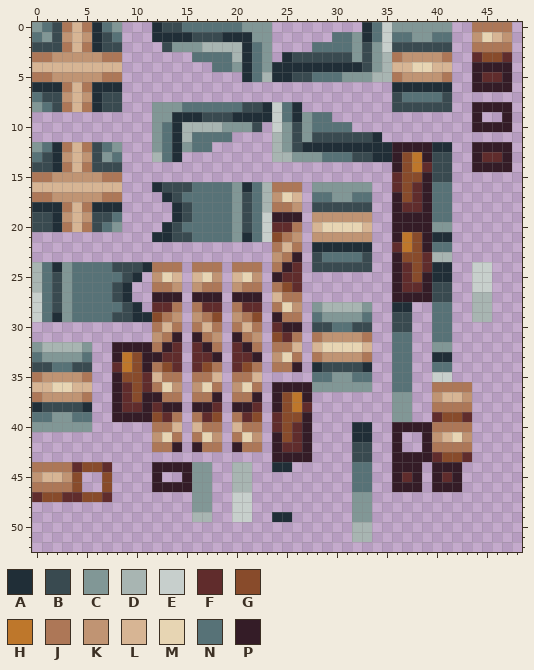
File history of a pixel-art sprite, assets/minecraft/textures/gamula/sets/starfish/axe.png. The picture above is the old version.
The file is 64x64 pixels. Shown: x 0..48, y 0..52.
Palette (. is transparent): A #202e37  B #394a50  C #819796  D #a8b5b2  E #c7cfcc  F #602c2c  G #884b2b  H #be772b  J #ad7757  K #c09473  L #d7b594  M #e7d5b3  N #577277  P #341c27
Pixels before (only the part around the change), first column x 0:
 0 CNBJLJANC...ABBNNNNNNCCC.........ANECCCCCC..JJJJ.
 1 NCBKLKABN...AAAABBBAAACC......NNCANENNCCNN..KMLK.
 2 BBBJLJABB....BCCCDDDDANC....NNNNCBCEBBBBBB..JJJJ.
 3 JJKKKKKJJ.......NNNNDANC.ABBBBBBCBCDJKKKKJ..FGGF.
 4 LLLLLLLLL.........NNCANCAAAAAAAAABCDLLMMLL..PPPP.
 5 JJKKKKKJJ............ANDAABBNNNCCCDDJKKKKJ..PFFP.
 6 AAAJLJAAA...........................AAAAAA..PPPP.
 7 NBBKLKABB...........................BNNNNB.......
 8 CNBJLJABB...CCCNNNNNNBBAENA.........BBBBBB..PPPP.
 9 ............CCAAABBBAAAAENACNN..............P..P.
10 ............CNADDDDCCCB.ECBCNNNN............PPPP.
11 ............CNADNNNN....DCBCBBBBBBA..............
12 CNAJLJBNC...CNACNN......DCBAAAAAAAAAPPPPAA..PPPP.
13 NBAKLKBCN...DNA.........DDCCCNNNBBAAPGHPBB..PFFP.
14 BBAJLJBBB...........................PGHFBB..PPPP.
15 JJKKKKKJJ...........................FGGPBB.......
16 LLLLLLLLL...ABBBNNNNCANDJJJ.CCCCCC..FGFPNN.......
17 JJKKKKKJJ....ABNNNNNCBNDKML.NNCCNN..PGFPNN.......
18 AAAJLJAAA.....ABNNNNCBNDJJK.BBBBBB..PFFPNN.......
19 BBAKLKBBN.....ABNNNNCBNEPPP.KKKKKK..PPPPNN.......
20 BBAJLJBNC....ABNNNNNCBNEFFJ.LMMMML..PPPPCC.......
21 ............AABBNNNNCANEGJK.KKKKKK..PHGPAA.......
22 ........................JLJ.AAAAAA..FHGPNN.......
23 ........................KJP.BNNNNB..PGGFDD.......
24 DNACNNNNBBBAJJJ.JJJ.JJJ.JPF.BBBBBB..PFGFAA..EE...
25 DNBCNNNNNBA.KML.LMK.LMK.PFF.........PFGPAA..EE...
26 DNBCNNNNBA..JJK.KJJ.KJJ.JGF.........PFFPBB..EE...
27 ENBCNNNNBA..PPP.PPP.PPP.LJJ.........PPPPBB..DD...
28 ENBCNNNNNBA.FFJ.JFF.JFF.JMK.CDDDDC..AA..NN..DD...
29 ENACNNNNBBAAGJK.KJG.KJG.PJJ.NCCCCN..BB..NN..DD...
30 ............JLJ.JLJ.JLJ.FPP.BBNNBB..BB..NN.......
31 ............KJP.PJK.PJK.GFJ.JKKKKJ..NN..NN.......
32 CDDDDC..PPPPJPF.FPJ.FPJ.JJL.LMMMML..NN..CC.......
33 NCCCCN..PHGPPFF.FFP.FFP.KMJ.JKKKKJ..NN..AA.......
34 BBNNBB..FHGPJGF.FGJ.FGJ.JJP.ABBBBA..NN..NN.......
35 JKKKKJ..PGGFLJJ.JJL.JJL.....NNCCNN..NN..EE.......
36 LLMMLL..PFGFJMK.KMJ.KMJ.PPPPCCCCCC..NN..JJJJ.....
37 JKKKKJ..PFGPPJJ.JJP.JJP.PGHP........CC..KLLK.....
38 ABBBBA..PFFPFPP.PPF.PPF.PGHF........CC..JJJJ.....
39 NNCCNN..PPPPGFJ.JFG.JFG.FGGP........CC..FGGF.....
40 CCCCCC......JJL.LJJ.LJJ.FGFP....AA..PPPPJJJJ.....
41 ............KMJ.JMK.JMK.PGFP....AA..P..PKLMK.....
42 ............JJP.PJJ.PJJ.PFFP....BB..P..PJJJJ.....
43 ........................PPPP....BB..PPPPFGGF.....
44 JJJJFGGF....PPPPCC..DD..AA......NN..PPP.PPP......
45 KLLKG..G....P..PCC..DD..........NN..PFP.PFP......
46 JJJJG..G....PPPPCC..DD..........NN..PPP.PPP......
47 FGGFFGGF........CC..EE..........CC...............
48 ................CC..EE..........CC...............
49 ................DD..EE..AA......CC...............
50 ................................DD...............
51 ................................DD...............
52 .................................................
Once edited:
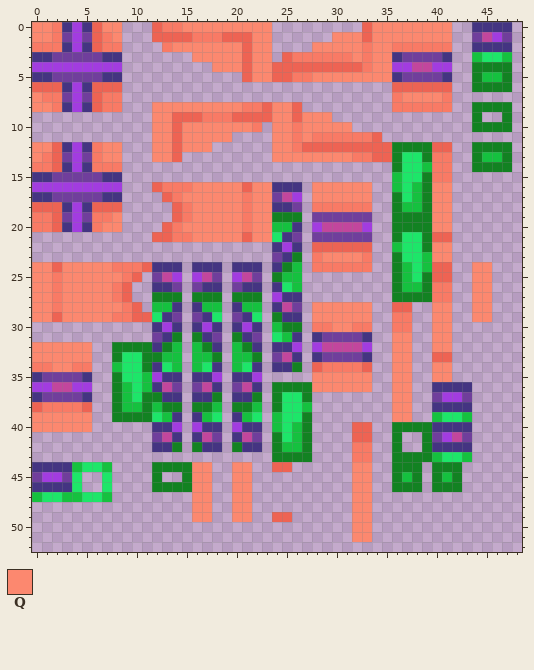
Colours new in this view: Q #fc886f
The edit:
colour A: #202e37 -> #ee6353
colour B: #394a50 -> #f97a65
colour F: #602c2c -> #15c13f
colour G: #884b2b -> #1de669
colour J: #ad7757 -> #443482
colour K: #c09473 -> #703e9c
colour L: #d7b594 -> #a23ce0
colour M: #e7d5b3 -> #c2469d
colour P: #341c27 -> #128222
y 0: x 0..1 CN -> QQ; x 7..8 NC -> QQ; x 15..23 NNNNNNCCC -> QQQQQQQQQ; x 34..41 NECCCCCC -> QQQQQQQQ
y 1: x 0..1 NC -> QQ; x 8 N -> Q; x 22..23 CC -> QQ; x 30..32 NNC -> QQQ; x 34..41 NENNCCNN -> QQQQQQQQ
y 2: x 14..20 CCCDDDD -> QQQQQQQ; x 22..23 NC -> QQ; x 28..32 NNNNC -> QQQQQ; x 34..35 CE -> QQ
y 3: x 16..20 NNNND -> QQQQQ; x 22..23 NC -> QQ; x 32 C -> Q; x 34..35 CD -> QQ
y 4: x 18..20 NNC -> QQQ; x 22..23 NC -> QQ; x 34..35 CD -> QQ
y 5: x 22..23 ND -> QQ; x 28..35 NNNCCCDD -> QQQQQQQQ
y 7: x 0 N -> Q; x 37..40 NNNN -> QQQQ
y 8: x 0..1 CN -> QQ; x 12..20 CCCNNNNNN -> QQQQQQQQQ; x 24..25 EN -> QQ
y 9: x 12..13 CC -> QQ; x 24..25 EN -> QQ; x 27..29 CNN -> QQQ
y 10: x 12..13 CN -> QQ; x 15..21 DDDDCCC -> QQQQQQQ; x 24..25 EC -> QQ; x 27..31 CNNNN -> QQQQQ
y 11: x 12..13 CN -> QQ; x 15..19 DNNNN -> QQQQQ; x 24..25 DC -> QQ; x 27 C -> Q
y 12: x 0..1 CN -> QQ; x 7..8 NC -> QQ; x 12..13 CN -> QQ; x 15..17 CNN -> QQQ; x 24..25 DC -> QQ
y 13: x 0 N -> Q; x 7..8 CN -> QQ; x 12..13 DN -> QQ; x 24..31 DDCCCNNN -> QQQQQQQQ; x 38 H -> G
y 14: x 38 H -> G
y 16: x 16..20 NNNNC -> QQQQQ; x 22..23 ND -> QQ; x 28..33 CCCCCC -> QQQQQQ; x 40..41 NN -> QQ
y 17: x 15..20 NNNNNC -> QQQQQQ; x 22..23 ND -> QQ; x 28..33 NNCCNN -> QQQQQQ; x 40..41 NN -> QQ
y 18: x 16..20 NNNNC -> QQQQQ; x 22..23 ND -> QQ; x 40..41 NN -> QQ
y 19: x 8 N -> Q; x 16..20 NNNNC -> QQQQQ; x 22..23 NE -> QQ; x 40..41 NN -> QQ
y 20: x 7..8 NC -> QQ; x 15..20 NNNNNC -> QQQQQQ; x 22..23 NE -> QQ; x 40..41 CC -> QQ
y 21: x 16..20 NNNNC -> QQQQQ; x 22..23 NE -> QQ; x 37 H -> G
y 22: x 37 H -> G; x 40..41 NN -> QQ
y 23: x 29..32 NNNN -> QQQQ; x 40..41 DD -> QQ
y 24: x 0..1 DN -> QQ; x 3..7 CNNNN -> QQQQQ; x 44..45 EE -> QQ
y 25: x 0..1 DN -> QQ; x 3..8 CNNNNN -> QQQQQQ; x 44..45 EE -> QQ
y 26: x 0..1 DN -> QQ; x 3..7 CNNNN -> QQQQQ; x 44..45 EE -> QQ
y 27: x 0..1 EN -> QQ; x 3..7 CNNNN -> QQQQQ; x 44..45 DD -> QQ
y 28: x 0..1 EN -> QQ; x 3..8 CNNNNN -> QQQQQQ; x 28..33 CDDDDC -> QQQQQQ; x 40..41 NN -> QQ; x 44..45 DD -> QQ
y 29: x 0..1 EN -> QQ; x 3..7 CNNNN -> QQQQQ; x 28..33 NCCCCN -> QQQQQQ; x 40..41 NN -> QQ; x 44..45 DD -> QQ
y 30: x 30..31 NN -> QQ; x 40..41 NN -> QQ
y 31: x 36..37 NN -> QQ; x 40..41 NN -> QQ
y 32: x 0..5 CDDDDC -> QQQQQQ; x 36..37 NN -> QQ; x 40..41 CC -> QQ
y 33: x 0..5 NCCCCN -> QQQQQQ; x 9 H -> G; x 36..37 NN -> QQ
y 34: x 2..3 NN -> QQ; x 9 H -> G; x 36..37 NN -> QQ; x 40..41 NN -> QQ
y 35: x 28..33 NNCCNN -> QQQQQQ; x 36..37 NN -> QQ; x 40..41 EE -> QQ
y 36: x 28..33 CCCCCC -> QQQQQQ; x 36..37 NN -> QQ
y 37..38: x 26 H -> G; x 36..37 CC -> QQ
y 39: x 0..5 NNCCNN -> QQQQQQ; x 36..37 CC -> QQ
y 40: x 0..5 CCCCCC -> QQQQQQ
y 44..46: x 16..17 CC -> QQ; x 20..21 DD -> QQ; x 32..33 NN -> QQ
y 47..48: x 16..17 CC -> QQ; x 20..21 EE -> QQ; x 32..33 CC -> QQ
y 49: x 16..17 DD -> QQ; x 20..21 EE -> QQ; x 32..33 CC -> QQ
y 50..51: x 32..33 DD -> QQ
